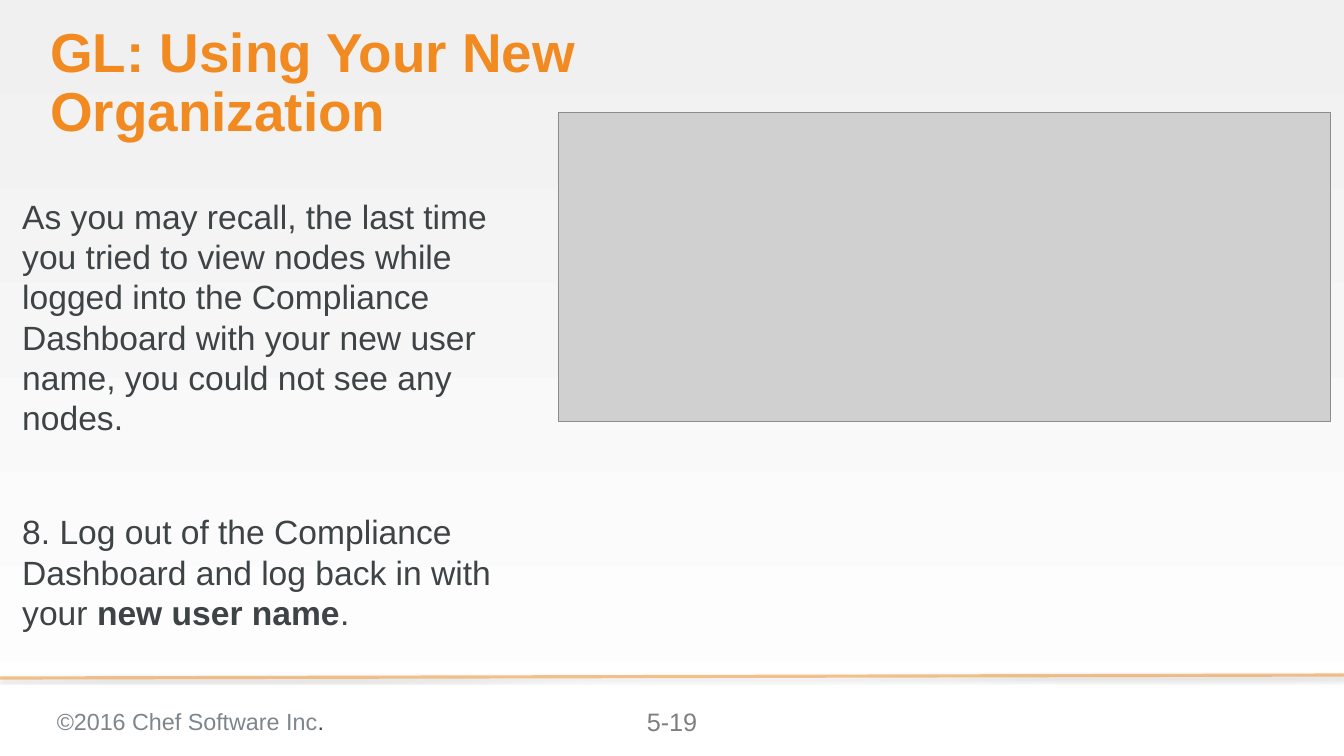
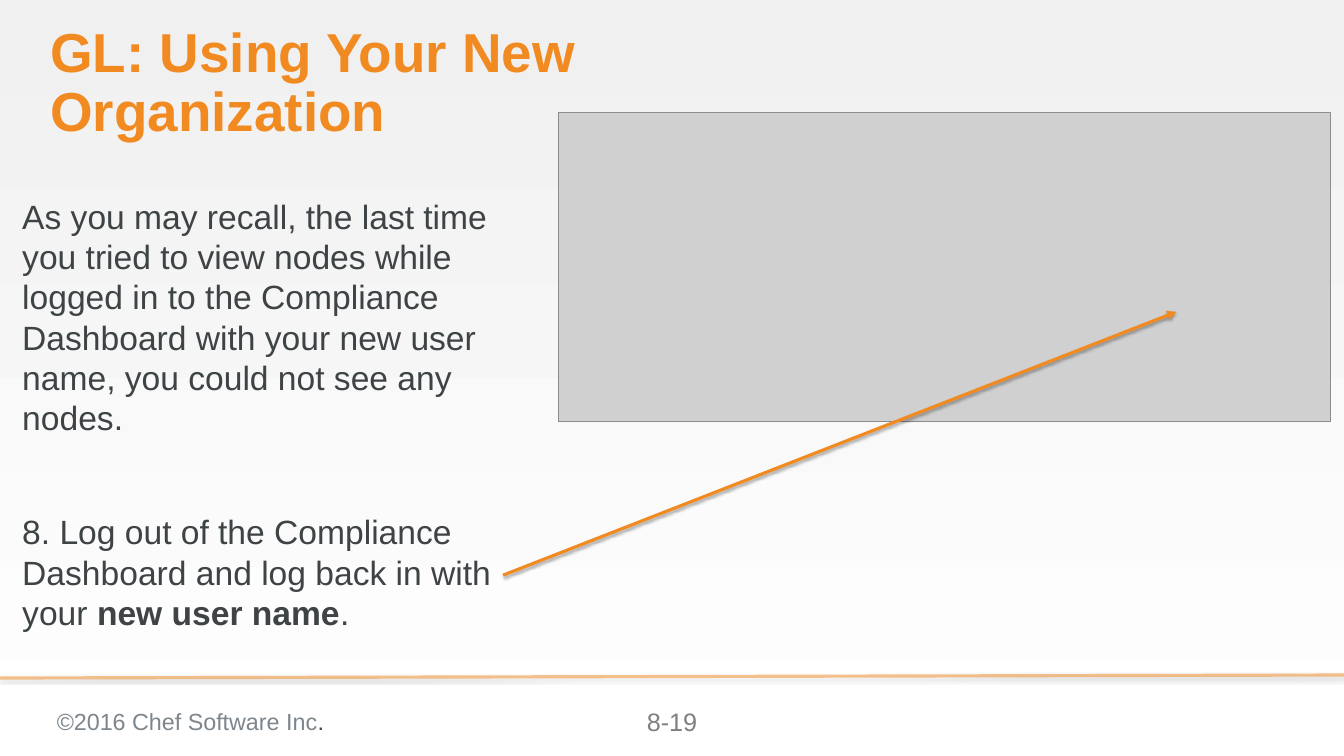
Before and after one commit to bchamby/chef-compliance-installation-configuration-operation, a slide deck: slide 19 of 08-permissions-orgs.pptx. Drawn at 1344x756 pixels with LibreOffice and Linux fonts; fonts in the diff are those of the drawing; grey boxes stand for pictures; background and template pictures are left out. Boxes give left, top, right and bottom in pixels: in the first picture for what was removed or moved away, otherwise in the second. Text is boxed around its words. In the diff, an @@ line names an element or a change of style, - is before the commit and + after.

```diff
--- a/08-permissions-orgs.pptx
+++ b/08-permissions-orgs.pptx
@@ text at [22,204,486,431]: spaces changed @@
-As you may recall, the last time you tried to view nodes while logged into the Compliance Dashboard with your new user name, you could not see any nodes.
+As you may recall, the last time you tried to view nodes while logged in to the Compliance Dashboard with your new user name, you could not see any nodes.
@@ arrow added from (503, 575) to (1176, 311), #F18B21 3 pt @@
@@ page number at [647,713,697,731]: text changed @@
-5-19
+8-19
```
Also in this commit, not shown: 8 other slides changed, 6 slides added, 18 slides removed.
